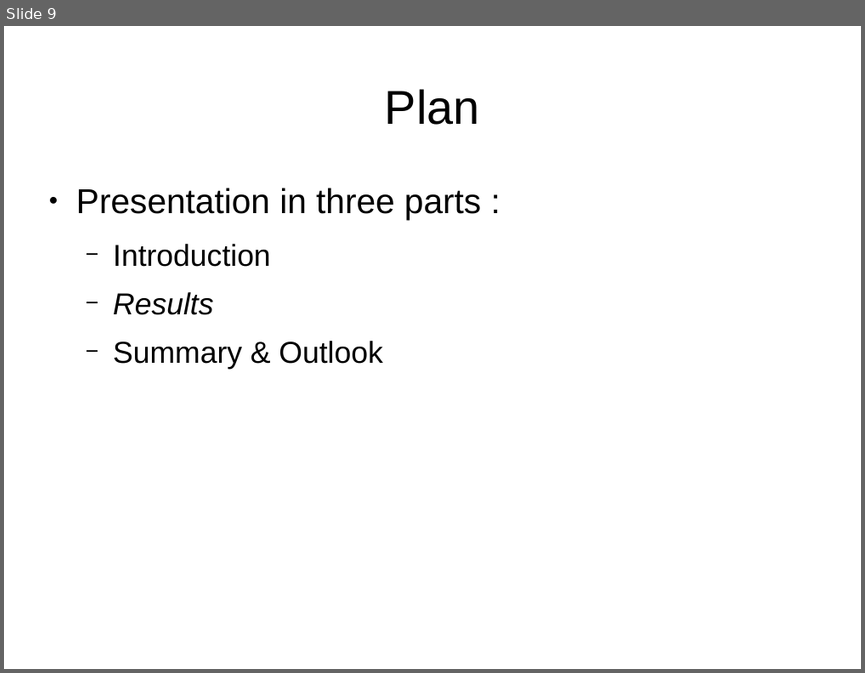
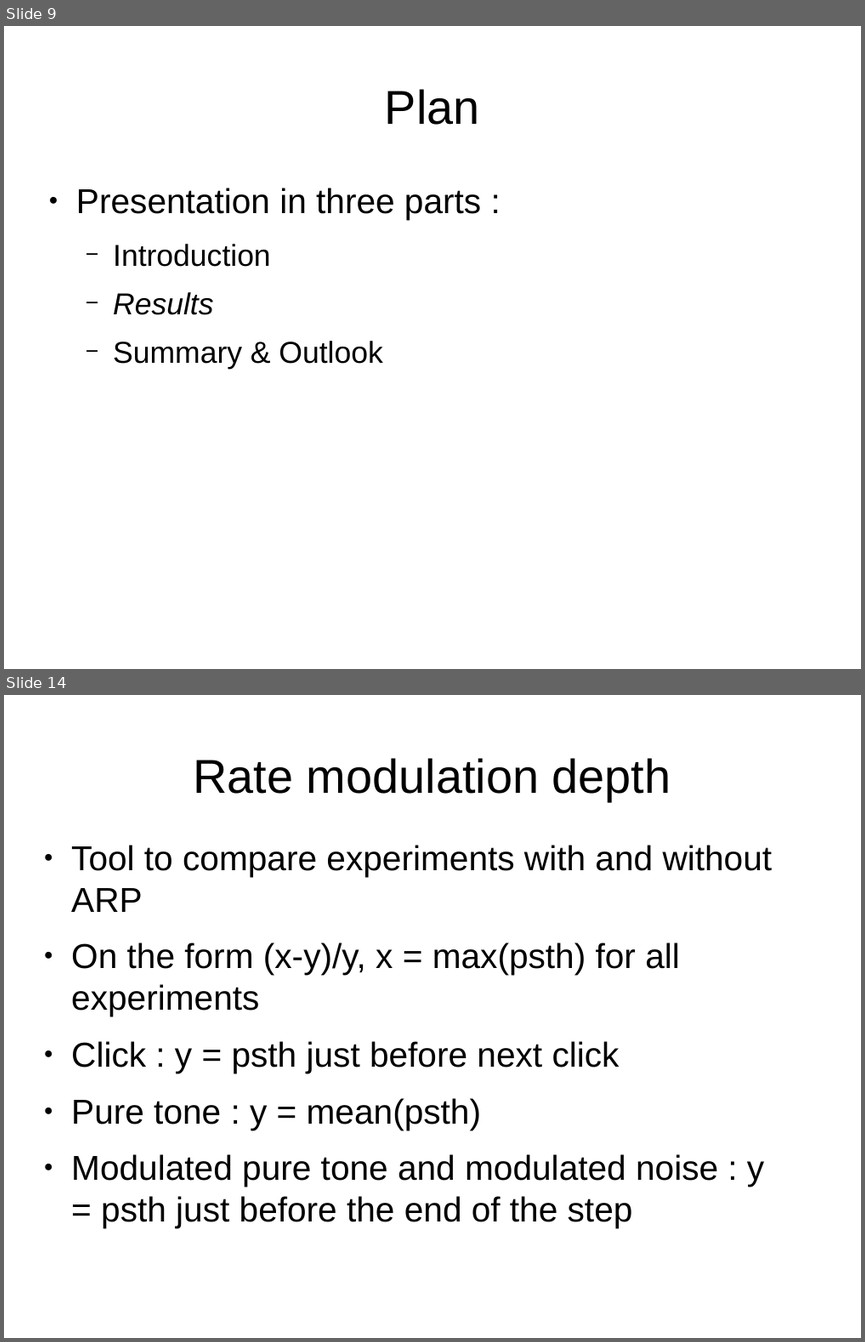
Before and after one commit to MaelleC/auditory-things, a slide deck: presentation/pres1.odp. Shown one above the other, each under a label of ours: slide 9 before the commit, slides 9 and 14 after it; the slides between them are not shown. The pictures are 865x673 and 865x1342 pixels, drawn with LibreOffice and Linux fonts; fonts in the diff are those of the drawing. Boxes give left, top, right and bottom in pixels: in the first picture for what was removed or moved away, otherwise in the second. Text is boxed around its words. In the diff, an @@ line names an element or a change of style, - is before the commit and + after.

```diff
--- a/presentation/pres1.odp
+++ b/presentation/pres1.odp
@@ slide 14 added at <box>4,695,861,1338</box>, background #FFFFFF @@
@@ title added at <box>194,758,671,801</box>, 44 pt, text #000000 @@
+Rate modulation depth
@@ text added at <box>71,845,772,1228</box>, 32 pt, text #000000 @@
+● Tool to compare experiments with and without ARP
+● On the form (x-y)/y, x = max(psth) for all experiments
+● Click : y = psth just before next click
+● Pure tone : y = mean(psth)
+● Modulated pure tone and modulated noise : y = psth just before the end of the step
```
Also in this commit, not shown: 1 slide changed, 7 other slides added, 10 other files.
